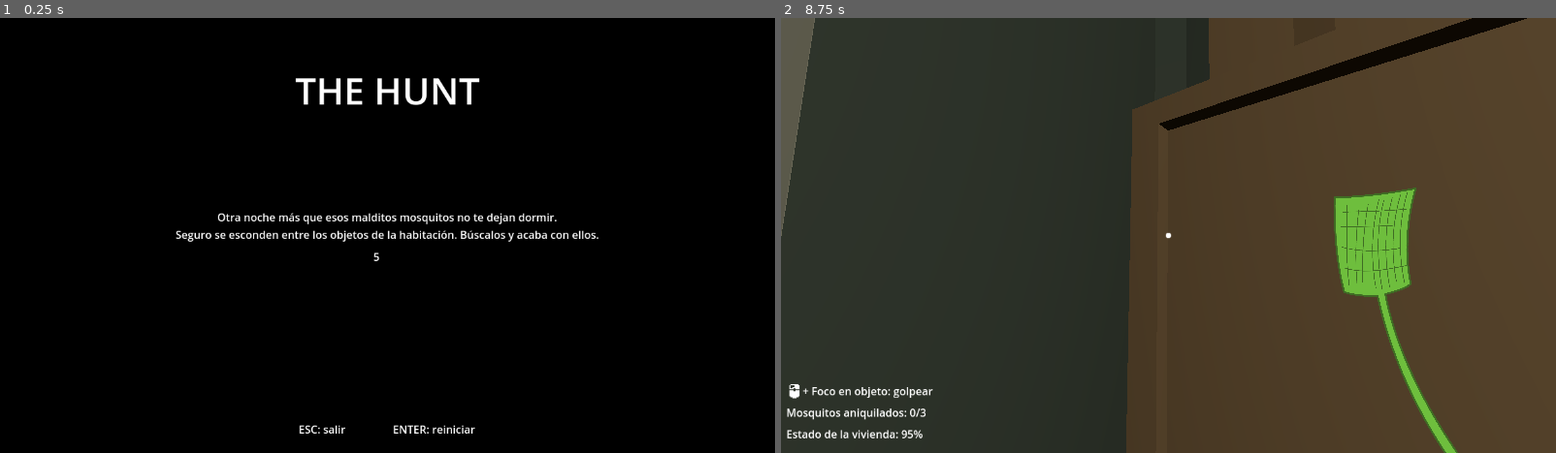
Above: before the commit, frames 1-2 (left to right).
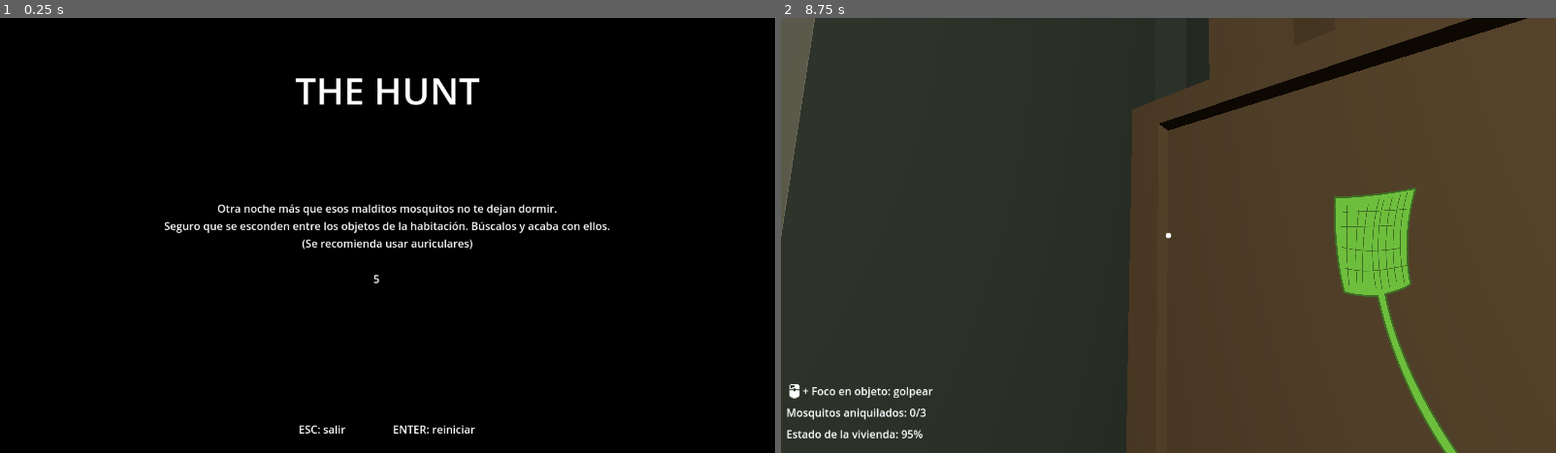
Above: after the commit, the same moments.

Repository: aaroca/thehunt-godot
Game: Godot game, scene res://scenes/main.tscn
Two runs of this game, one before a commit and one after it. Both use one fixed random seed, a clock stepped at 60 frames per second and the inputs below.
Inputs (mouse positions are in pixels of both pictures, inside the frame that each line leads up to):
- Up to frame 1 (0.25 s): no input
- Up to frame 2 (8.75 s): tap Enter (restart) at 0.5, 2, 3.5 s; move the mouse to (1207, 235) at 0.52 s; press the mouse at (1207, 235) at 0.53 s; hold Up (ui_up) 0.53-5.78 s; tap Keypad Enter (ui_accept) at 0.77, 1.25, 1.52, 2.75, 3.02, 3.77, 4.25, 4.52, 6.02, 6.77, 7.52 s; move the mouse to (1129, 235) at 1.27 s; release the mouse at (1129, 235) at 1.28 s; click (1129, 235) at 1.35 s; move the mouse to (1184, 226) at 2.02 s; press the mouse at (1184, 226) at 2.03 s; move the mouse to (1160, 244) at 2.77 s; release the mouse at (1160, 244) at 2.78 s; click (1160, 244) at 2.85 s; move the mouse to (1222, 239) at 3.52 s; press the mouse at (1222, 239) at 3.53 s; move the mouse to (1106, 231) at 4.27 s; release the mouse at (1106, 231) at 4.28 s; click (1106, 231) at 4.35 s; move the mouse to (1176, 235) at 5.02 s; press the mouse at (1176, 235) at 5.03 s; move the mouse to (1137, 226) at 5.77 s; release the mouse at (1137, 226) at 5.78 s; hold Right (ui_right) 5.78-6.53 s; click (1137, 226) at 5.85 s; move the mouse to (1207, 235) at 6.52 s; press the mouse at (1207, 235) at 6.53 s; hold Up (ui_up) from 6.53 s (still down); move the mouse to (1129, 235) at 7.27 s; release the mouse at (1129, 235) at 7.28 s; click (1129, 235) at 7.35 s; move the mouse to (1184, 226) at 8.02 s; press the mouse at (1184, 226) at 8.03 s

The runs differ from the first frame. In frame 1, 2.3% of the frame differs, in the area x 21-79%, y 42-62%; in frame 2, nothing differs.

Commit message:
Fix info

Diff:
--- a/prefabs/player.tscn
+++ b/prefabs/player.tscn
@@ -305,7 +305,8 @@
 grow_horizontal = 2
 grow_vertical = 2
 text = "Otra noche más que esos malditos mosquitos no te dejan dormir.
-Seguro se esconden entre los objetos de la habitación. Búscalos y acaba con ellos."
+Seguro que se esconden entre los objetos de la habitación. Búscalos y acaba con ellos.
+(Se recomienda usar auriculares)"
 horizontal_alignment = 1
 vertical_alignment = 1
 
@@ -341,10 +342,10 @@
 [node name="timer" type="Label" parent="playerCollision/playerShape/mainCamera/titleScreen"]
 layout_mode = 0
 offset_left = 540.0
-offset_top = 344.0
+offset_top = 376.0
 offset_right = 580.0
-offset_bottom = 367.0
-text = "3"
+offset_bottom = 402.0
+text = "5"
 horizontal_alignment = 1
 vertical_alignment = 1
 
